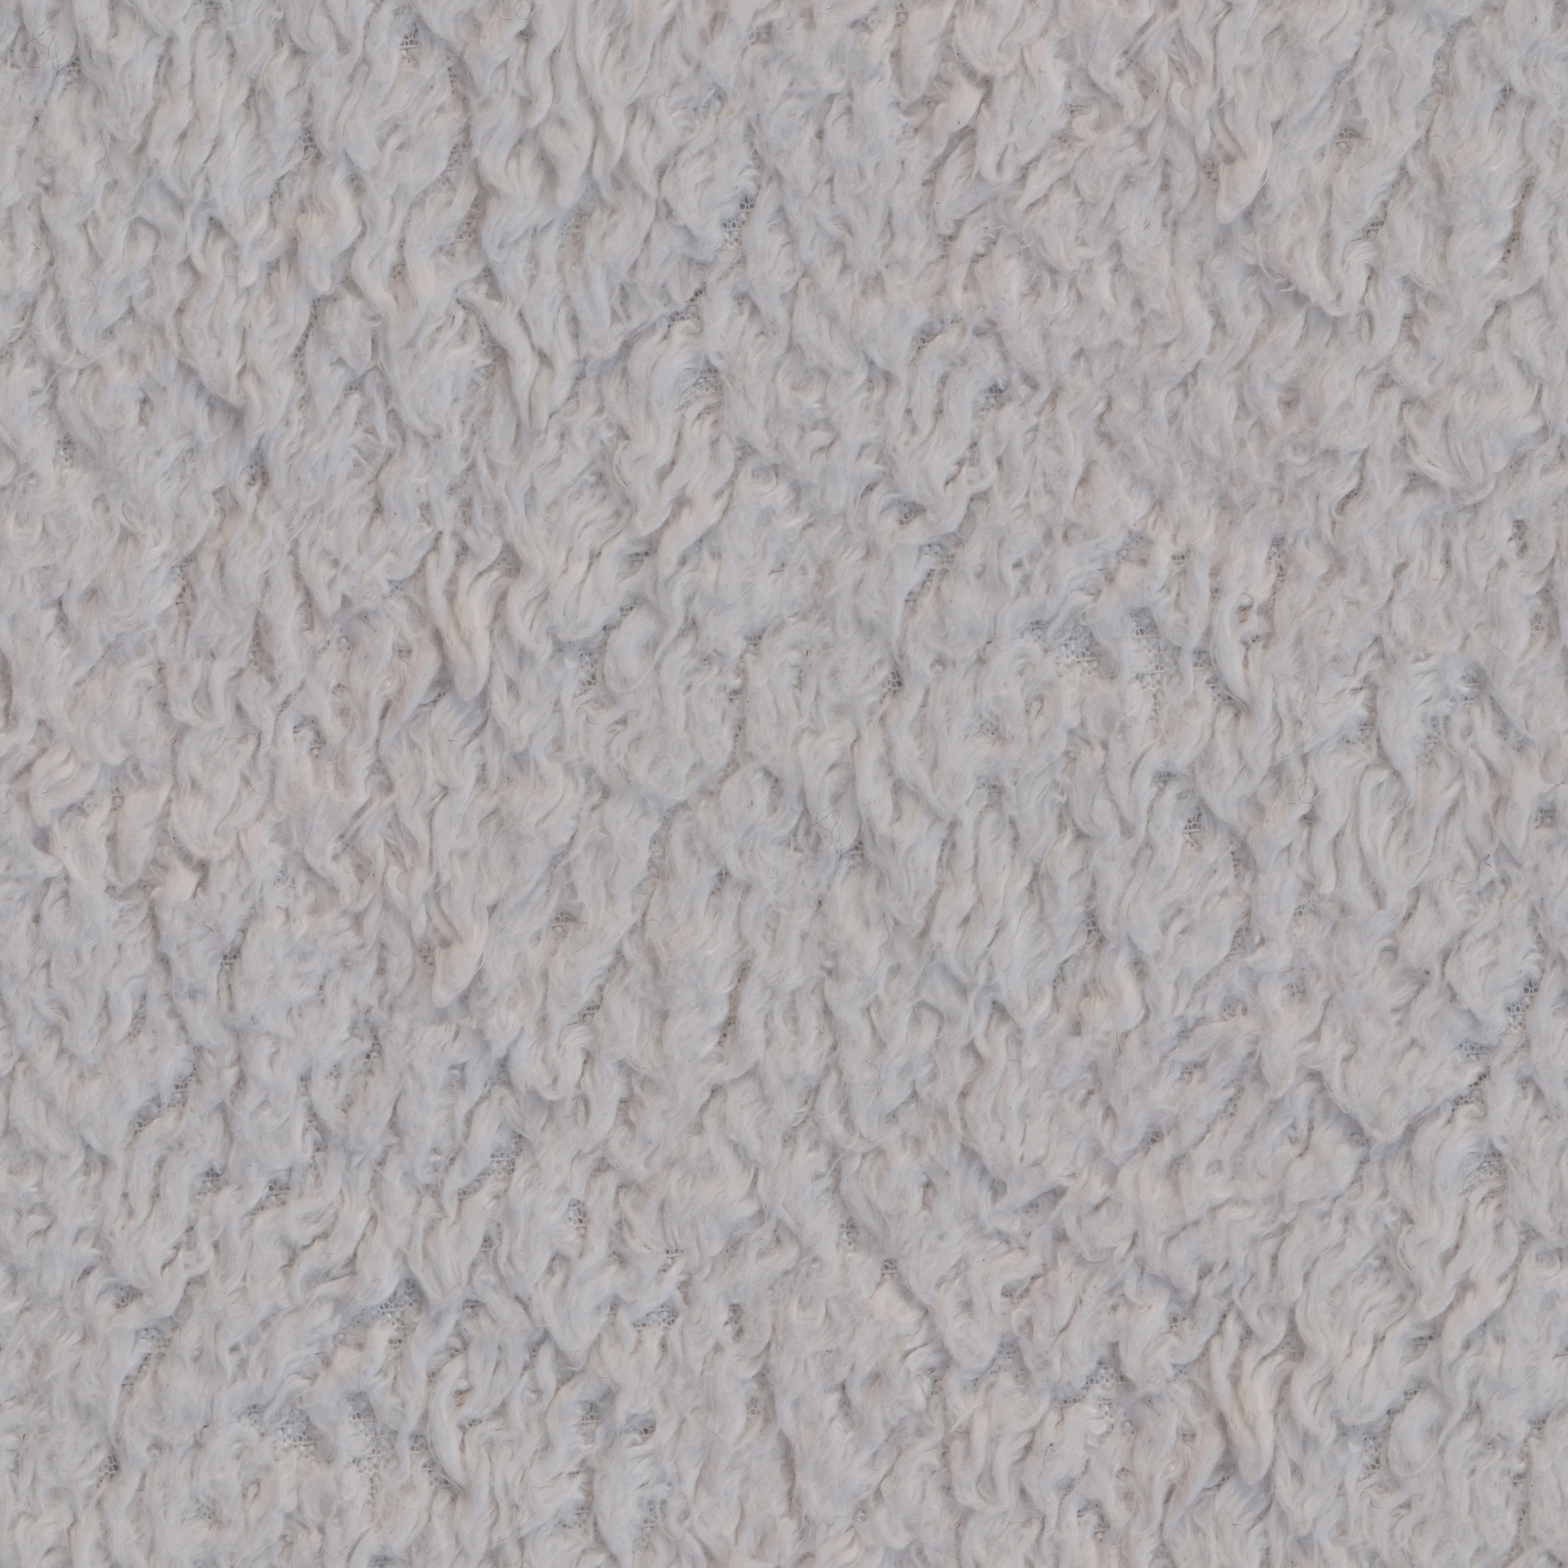
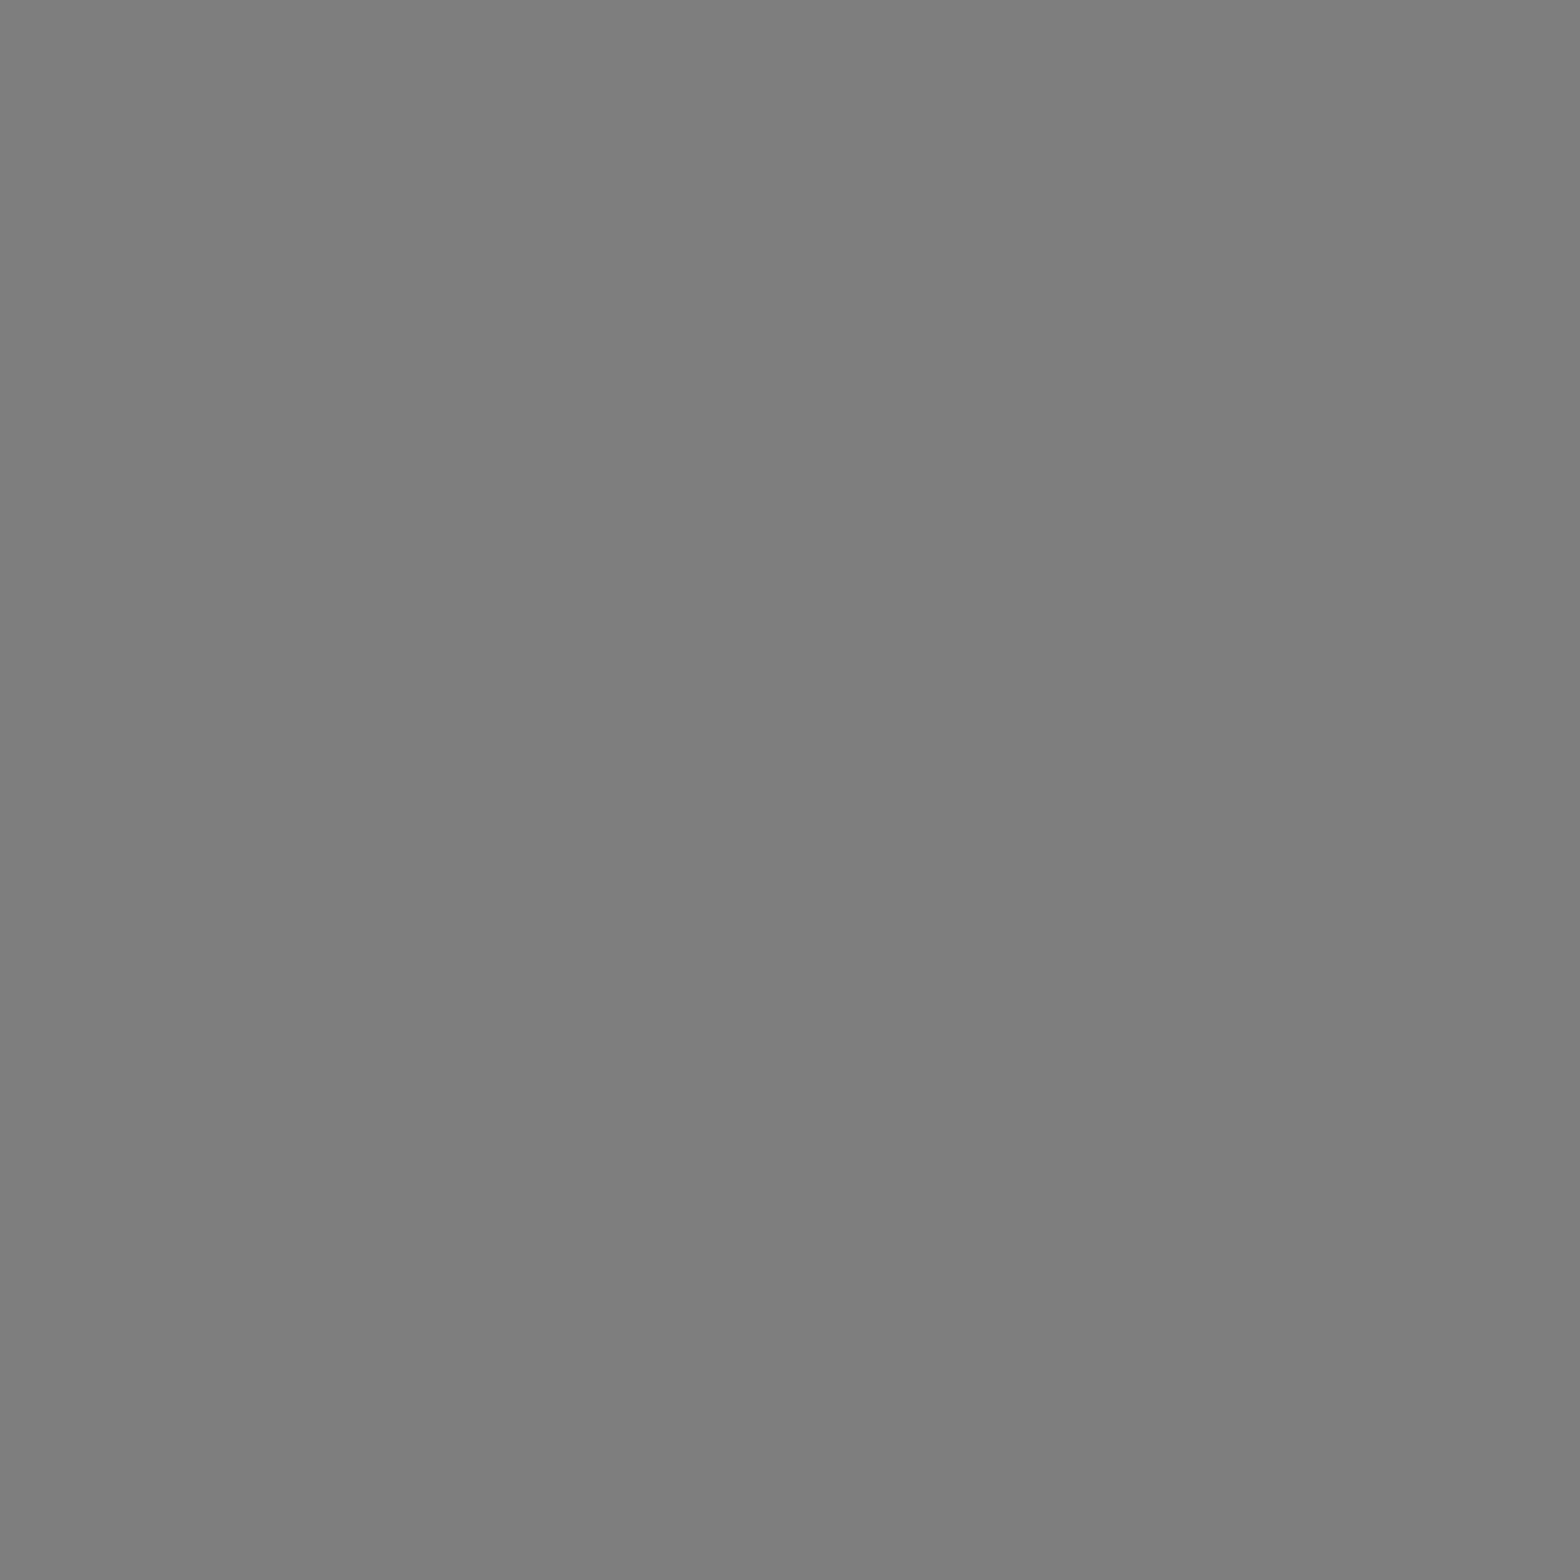
Layers edited between the first and the second (1568, 1568) image:
showed "soften" over left=0, top=0, right=1568, bottom=1568